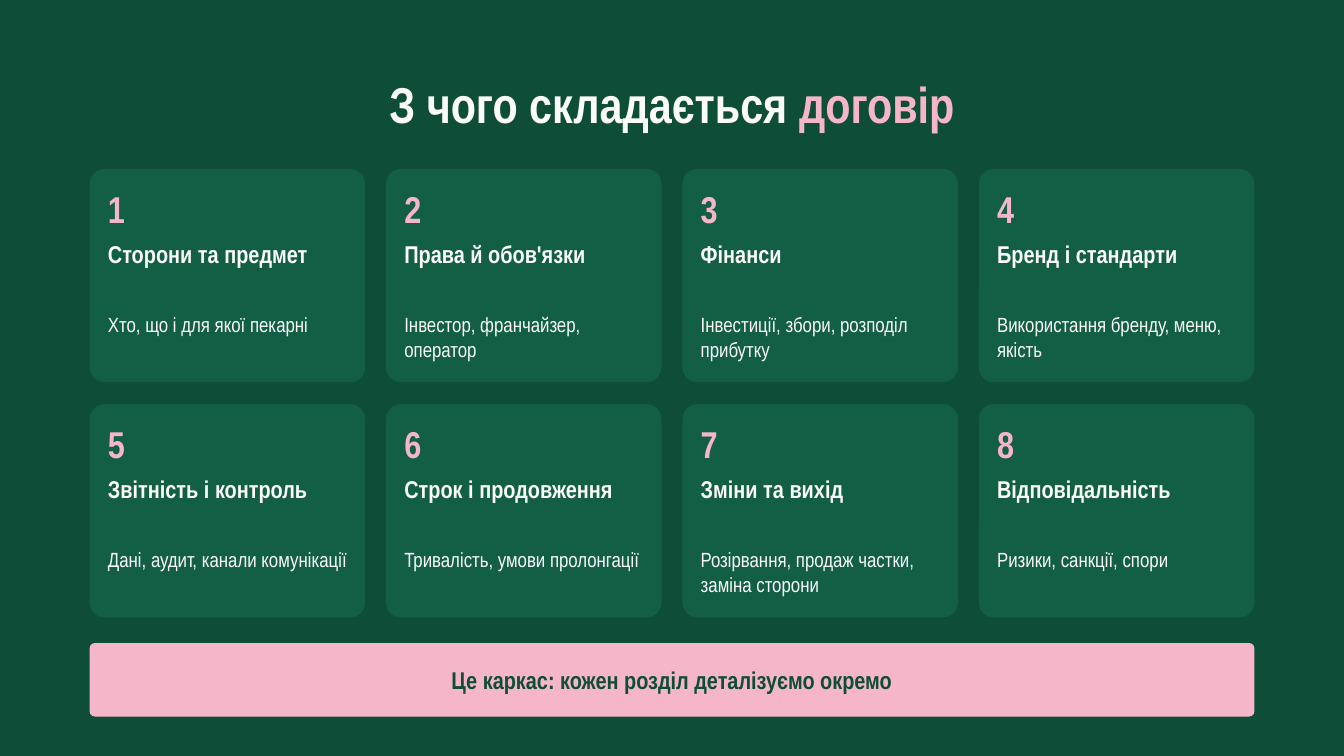
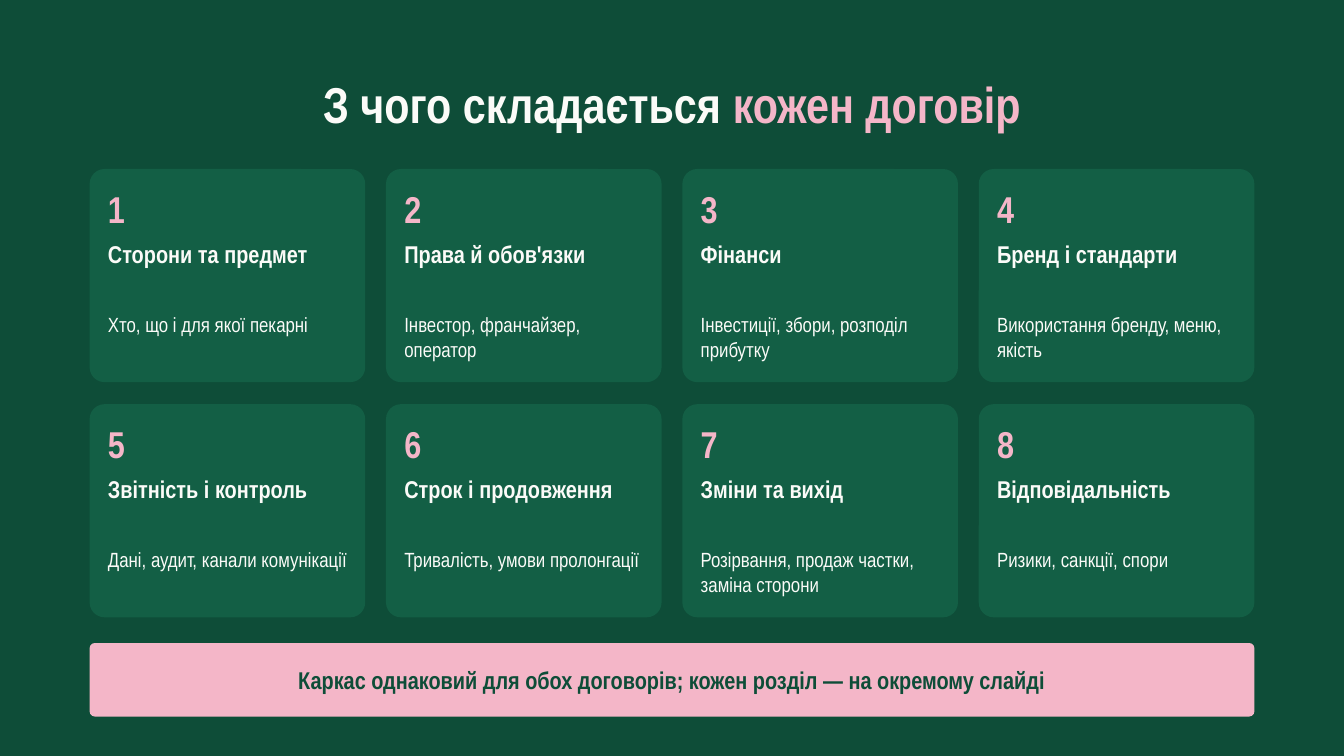
Before and after one commit to denfidiriv-cmyk/xcrypto, a slide deck: slide 28 of presentation_with_contract.pptx. Drawn at 1344x756 pixels with LibreOffice and Linux fonts; fonts in the diff are those of the drawing. Boxes give left, top, right and bottom in pixels: in the first picture for what was removed or moved away, otherwise in the second. Text is boxed around its words. In the diff, an @@ line names an element or a change of style, - is before the commit and + after.

```diff
--- a/presentation_with_contract.pptx
+++ b/presentation_with_contract.pptx
@@ text at <box>323,86,1020,133</box>: text changed @@
-З чого складається договір
+З чого складається кожен договір
@@ text at <box>298,671,1044,694</box>: text changed @@
-Це каркас: кожен розділ деталізуємо окремо
+Каркас однаковий для обох договорів; кожен розділ — на окремому слайді
```
Also in this commit, not shown: 1 other slide changed, 8 slides added, 3 slides removed.
